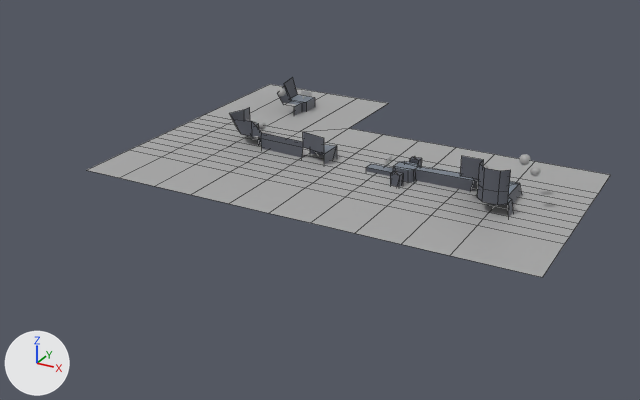
A saved change to the FBX model Assets/Escenario/FBX/Salas Tutorial.fbx.
One viewpoint serves both versions: a 50 mm camera at (200.0, -495.0, 224.0) aimed at (-76.0, 6.0, -27.0). Every picture has the same lights, and +X, +Y and +Z are marked at lower left. Mesh edges are drawn as thin lines on the coarser meshes. Where no turn or scale is listed for an object, it has been applied to the vertices. Vertices at the same position are counted once.

The first picture shows 'Entry', 'Fondo', 'PlayableArea', 'Rest_Room', 'WASD_Room', 'pCube10'.
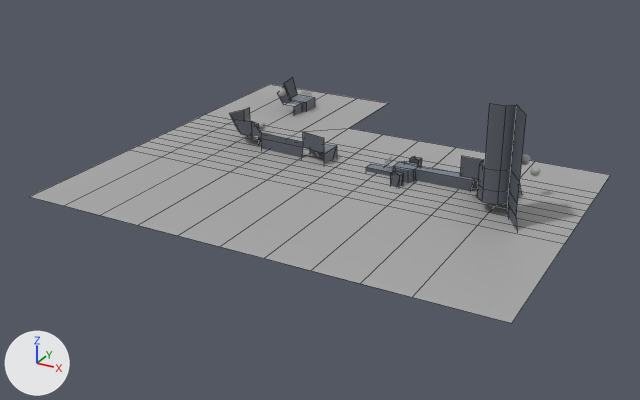
Where the newer file only moved an object's origin or applied its transform, the numbers keep the older frame.

The change in detail:
me_mesh_004 has 36 vertices, 26 faces and spans x -22.4..22.4, y -25.7..25.7, z -25.4..25.4.
me_mesh_004 is used by ob_wasd_room_1; location (43.2, 22.0, -2.7).
Verts and faces of me_mesh_004; kept vertices keep their numbers, new ones are numbered from 36.
Before the commit, vertices of me_mesh_004: 0 (22.4, -25.7, -25.4), 1 (15.7, -18.0, 2.7) at pixel (507, 203), 29 (0.7, -23.0, 25.4) at pixel (484, 168), 30 (10.9, -23.0, 25.4) at pixel (500, 170), 34 (15.7, -18.0, 11.6) at pixel (508, 190).
Before the commit, vertices of me_mesh_004: 35 (15.7, -18.0, 25.4) at pixel (510, 169).
Part 2, on me_mesh_004:
New vertices 36 to 39 stand at vertices 0, 1, 34, 35, in that order, plus (10.7, -16.9, 0.0).
New vertices 40 to 43 stand at vertices 29, 30, 35, 39, in that order, plus (0.0, 0.0, 41.6).
New faces: (0, 1, 37, 36), (1, 34, 38, 37), (34, 35, 39, 38), (29, 40, 41, 30), (30, 41, 42, 35), (35, 42, 43, 39) (mat_pared_mat (dark grey #575b65)).
me_mesh_036 has 126 vertices, 104 faces and spans x -163.0..163.0, y -123.0..123.0, z 0.0.
me_mesh_036 is used by ob_fondo; location (-61.8, 58.2, -8.1).
me_mesh_036 part 1: all 11 vertices in x -163.0..163.0, y -123.0, z 0.0 are moved by (0.0, -54.0, 0.0).

Pixel boxes (x1, y1, x2, y2) of what changed, in the pictures (640 x 400 px; the box of a moved part takes in the faces that stretch with it):
'Fondo', reshaped (11% wider, 24% taller)
    before: (87, 84, 610, 277)
    after: (30, 84, 610, 323)
'WASD_Room', reshaped
    before: (460, 156, 522, 217)
    after: (460, 103, 526, 231)
part 1 of me_mesh_036, moved or reshaped
    before: (87, 150, 564, 277)
    after: (30, 150, 564, 323)
part 2 of me_mesh_004, added
    after: (485, 103, 526, 231)
